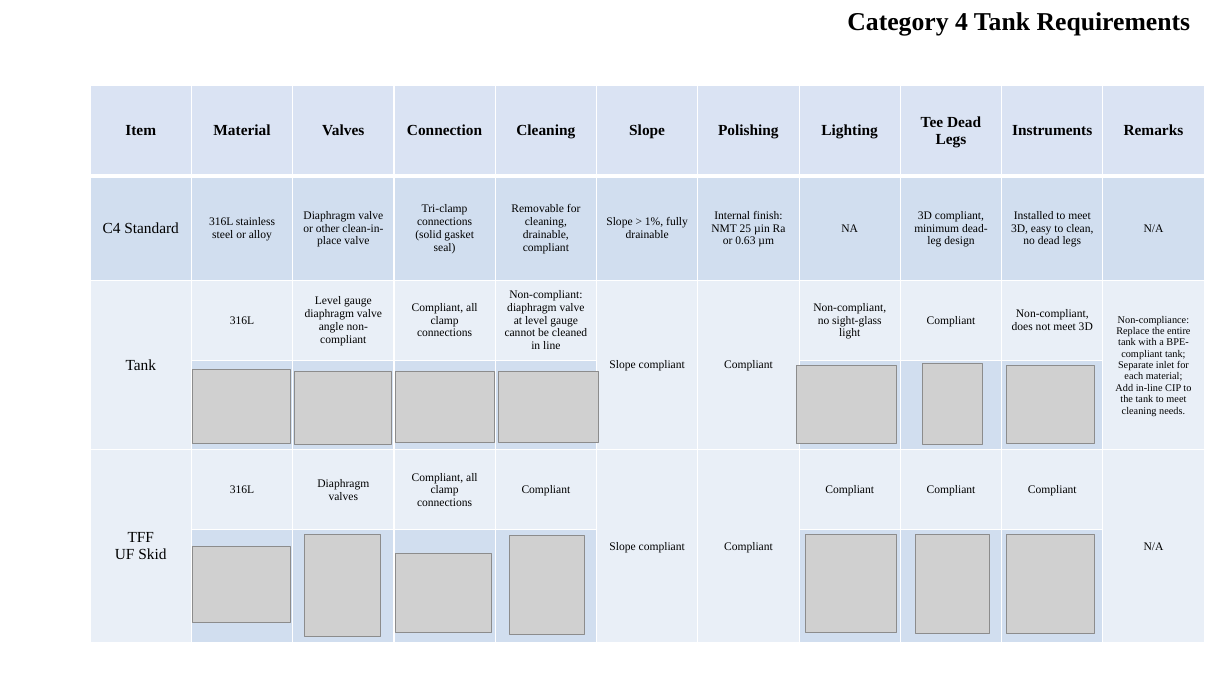
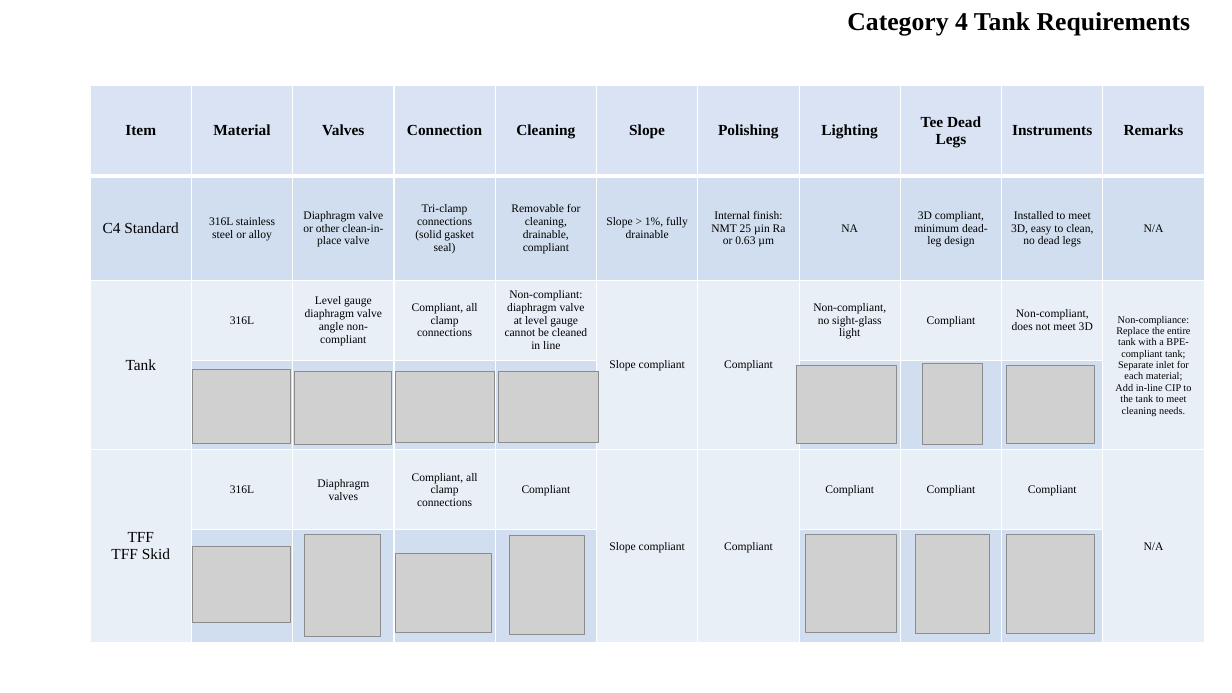
Before and after one commit to peterli0913/BLA, a slide deck: slide 6 of deliverables/超滤设备改造_EN.pptx. Drawn at 1232x693 pixels with LibreOffice and Linux fonts; fonts in the diff are those of the drawing; grey boxes stand for pictures. Boxes give left, top, right and bottom in pixels: in the first picture for what was removed or moved away, otherwise in the second. Text is boxed around its words. In the diff, an @@ line names an element or a change of style, - is before the commit and + after.

```diff
--- a/deliverables/超滤设备改造_EN.pptx
+++ b/deliverables/超滤设备改造_EN.pptx
@@ table at box(91, 85, 1209, 643) @@
-row 5, column 1: TFF / UF Skid
+row 5, column 1: TFF / TFF Skid
```
Also in this commit, not shown: 2 other slides changed, 4 other files.
